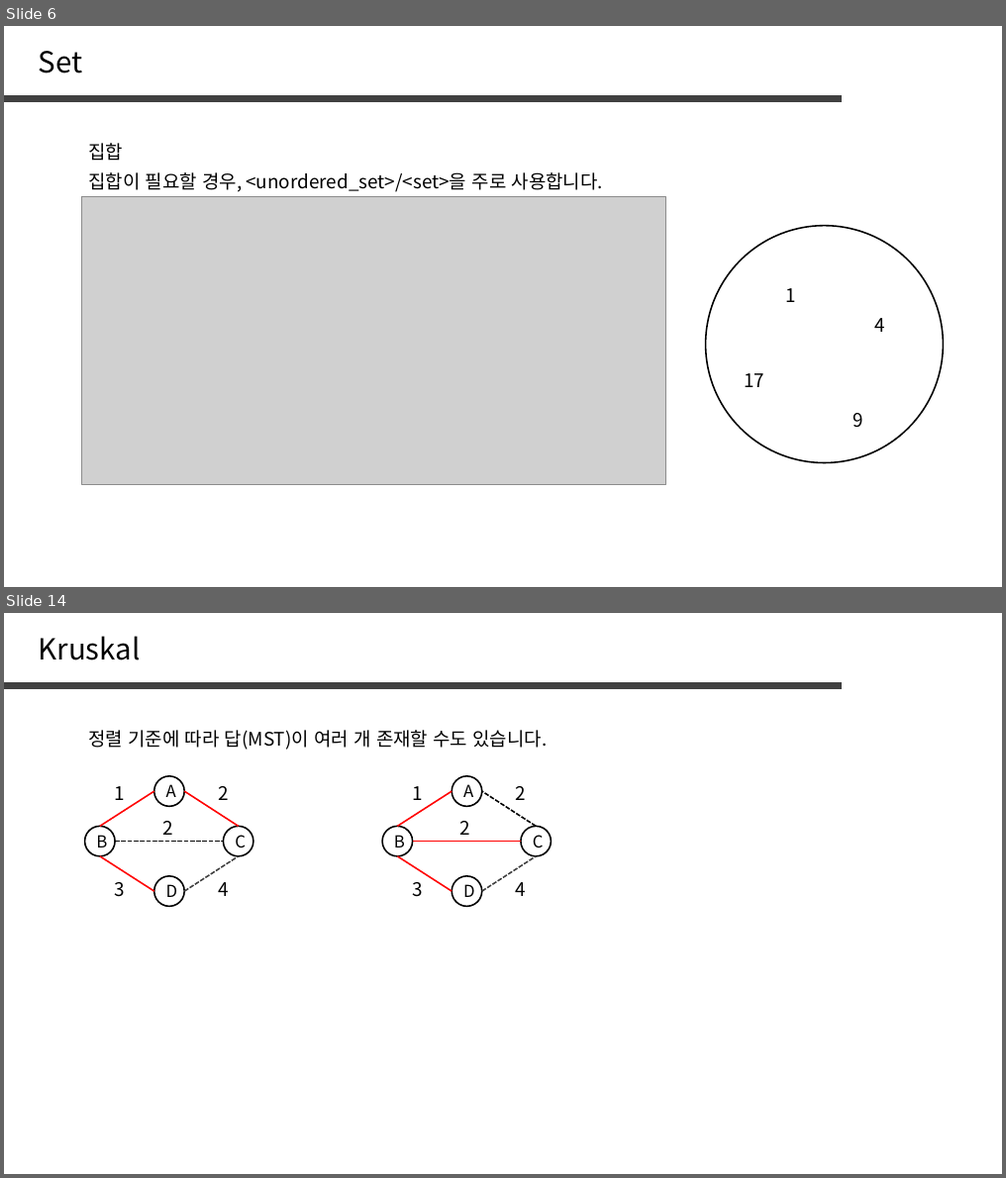
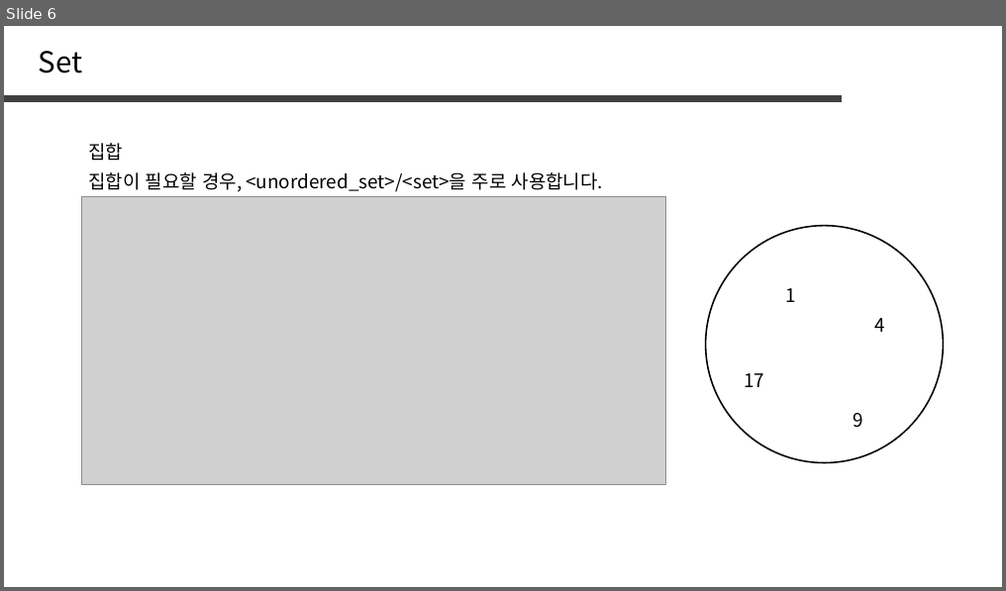
Before and after one commit to jaehoo1/PS-study, a slide deck: study/15_Hash Set, Hash Map.pptx. Shown one above the other, each under a label of ours: slides 6 and 14 before the commit, slide 6 after it; the slides between them are not shown. The pictures are 1006x1178 and 1006x591 pixels, drawn with LibreOffice and Linux fonts; fonts in the diff are those of the drawing; grey boxes stand for pictures. Boxes give left, top, right and bottom in pixels: in the first picture for what was removed or moved away, otherwise in the second. Text is boxed around its words. In the diff, an @@ line names an element or a change of style, - is before the commit and + after.

```diff
--- a/study/15_Hash Set, Hash Map.pptx
+++ b/study/15_Hash Set, Hash Map.pptx
@@ slide 14 removed at (x1=4, y1=613, x2=1002, y2=1174), background #FFFFFF @@
@@ text removed at (x1=39, y1=636, x2=141, y2=661) @@
-Kruskal
@@ line removed from (4, 685) to (843, 685) @@
@@ text removed at (x1=88, y1=730, x2=548, y2=750) @@
-정렬 기준에 따라 답(MST)이 여러 개 존재할 수도 있습니다.
@@ text removed at (x1=115, y1=786, x2=125, y2=800) @@
-1
@@ ellipse removed at (x1=154, y1=776, x2=184, y2=806) @@
-A
@@ text removed at (x1=218, y1=786, x2=228, y2=800) @@
-2
@@ text removed at (x1=412, y1=786, x2=422, y2=800) @@
-1
@@ ellipse removed at (x1=451, y1=776, x2=481, y2=806) @@
-A
@@ text removed at (x1=516, y1=786, x2=526, y2=800) @@
-2
@@ line removed from (100, 827) to (154, 791) @@
@@ line removed from (239, 827) to (184, 791) @@
@@ line removed from (398, 827) to (451, 791) @@
@@ line removed from (537, 827) to (482, 791) @@
@@ ellipse removed at (x1=85, y1=827, x2=115, y2=857) @@
-B
@@ line removed from (115, 842) to (224, 842) @@
@@ text removed at (x1=162, y1=821, x2=172, y2=835) @@
-2
@@ ellipse removed at (x1=224, y1=827, x2=253, y2=857) @@
-C
@@ ellipse removed at (x1=382, y1=827, x2=412, y2=857) @@
-B
@@ line removed from (413, 842) to (521, 842) @@
@@ text removed at (x1=460, y1=821, x2=470, y2=835) @@
-2
@@ ellipse removed at (x1=521, y1=827, x2=550, y2=857) @@
-C
@@ line removed from (154, 891) to (100, 857) @@
@@ ellipse removed at (x1=154, y1=876, x2=184, y2=906) @@
-D
@@ line removed from (184, 891) to (239, 857) @@
@@ line removed from (451, 891) to (398, 857) @@
@@ ellipse removed at (x1=451, y1=876, x2=481, y2=906) @@
-D
@@ line removed from (482, 891) to (537, 857) @@
@@ text removed at (x1=115, y1=882, x2=125, y2=897) @@
-3
@@ text removed at (x1=218, y1=882, x2=228, y2=896) @@
-4
@@ text removed at (x1=412, y1=882, x2=422, y2=897) @@
-3
@@ text removed at (x1=516, y1=882, x2=526, y2=896) @@
-4
```
Also in this commit, not shown: 1 slide changed, 3 slides added, 12 other slides removed.
